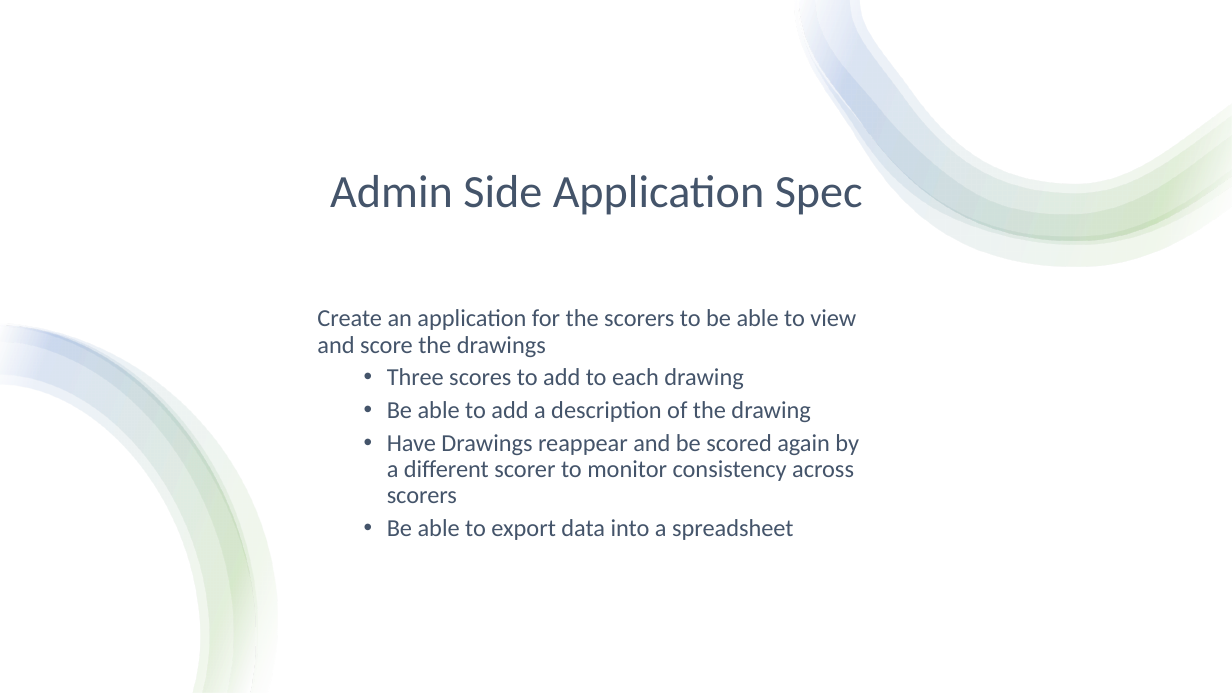
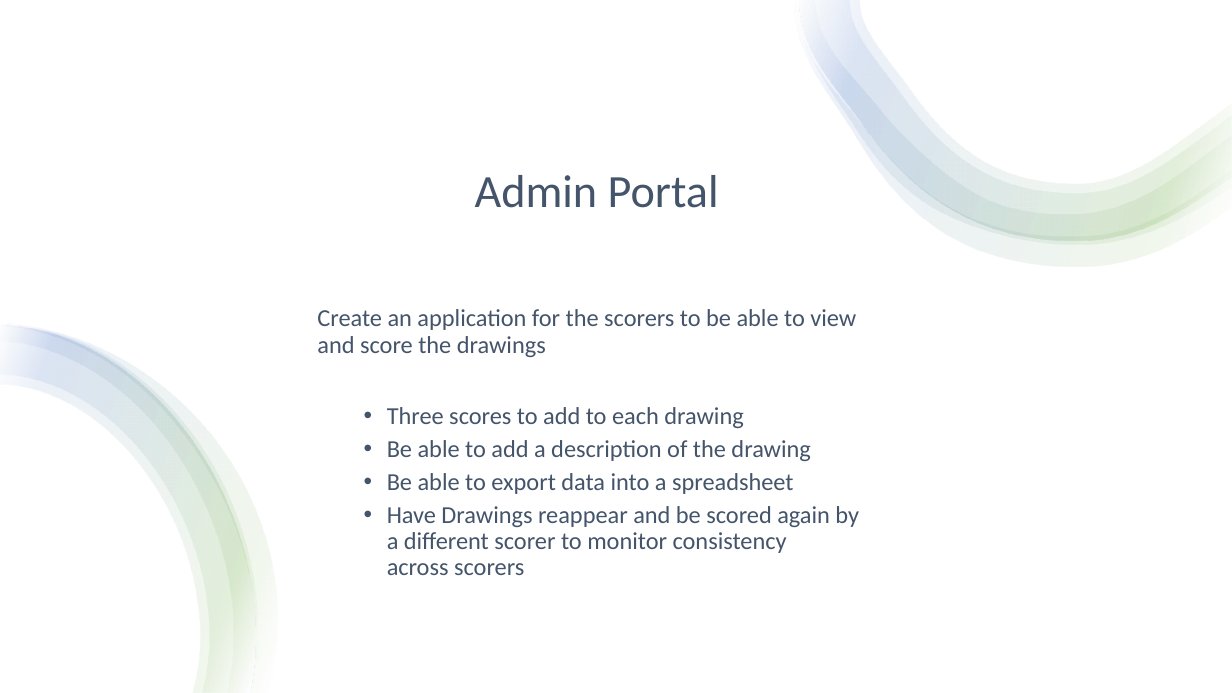
Before and after one commit to jgalminas/nma, a slide deck: slide 10 of Project Docs/National Marine Aquarium.pptx. Drawn at 1232x693 pixels with LibreOffice and Linux fonts; fonts in the diff are those of the drawing. Boxes give left, top, right and bottom in pixels: in the first picture for what was removed or moved away, otherwise in the second. Text is boxed around its words. In the diff, an @@ line names an element or a change of style, - is before the commit and + after.

```diff
--- a/Project Docs/National Marine Aquarium.pptx
+++ b/Project Docs/National Marine Aquarium.pptx
@@ title at [475, 175, 719, 208]: text changed @@
-Admin Side Application Spec
+Admin Portal
@@ text at [387, 473, 793, 494]: paragraph added @@
+  • Be able to export data into a spreadsheet
@@ text at [387, 519, 793, 540]: paragraph removed @@
-  • Be able to export data into a spreadsheet
```
Also in this commit, not shown: 8 other slides changed.
